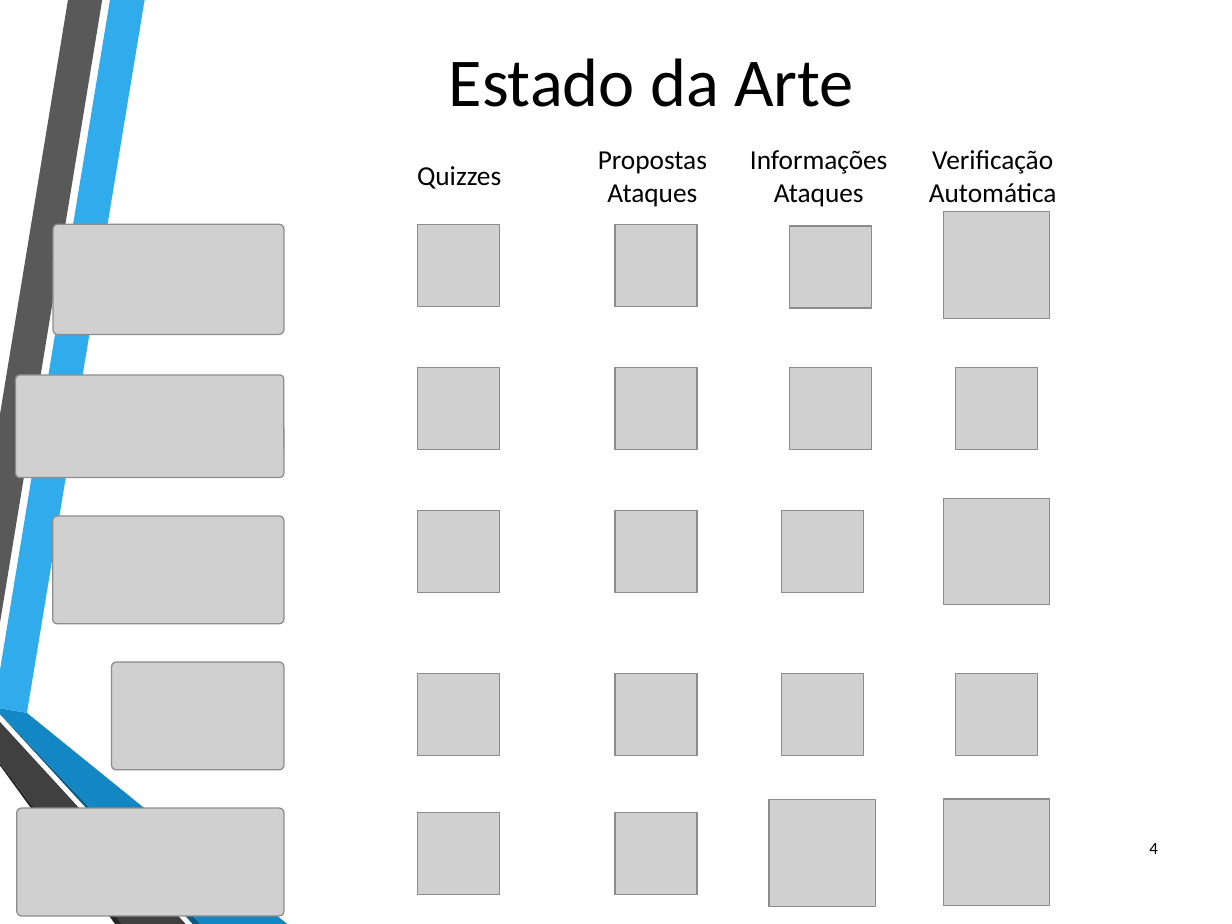
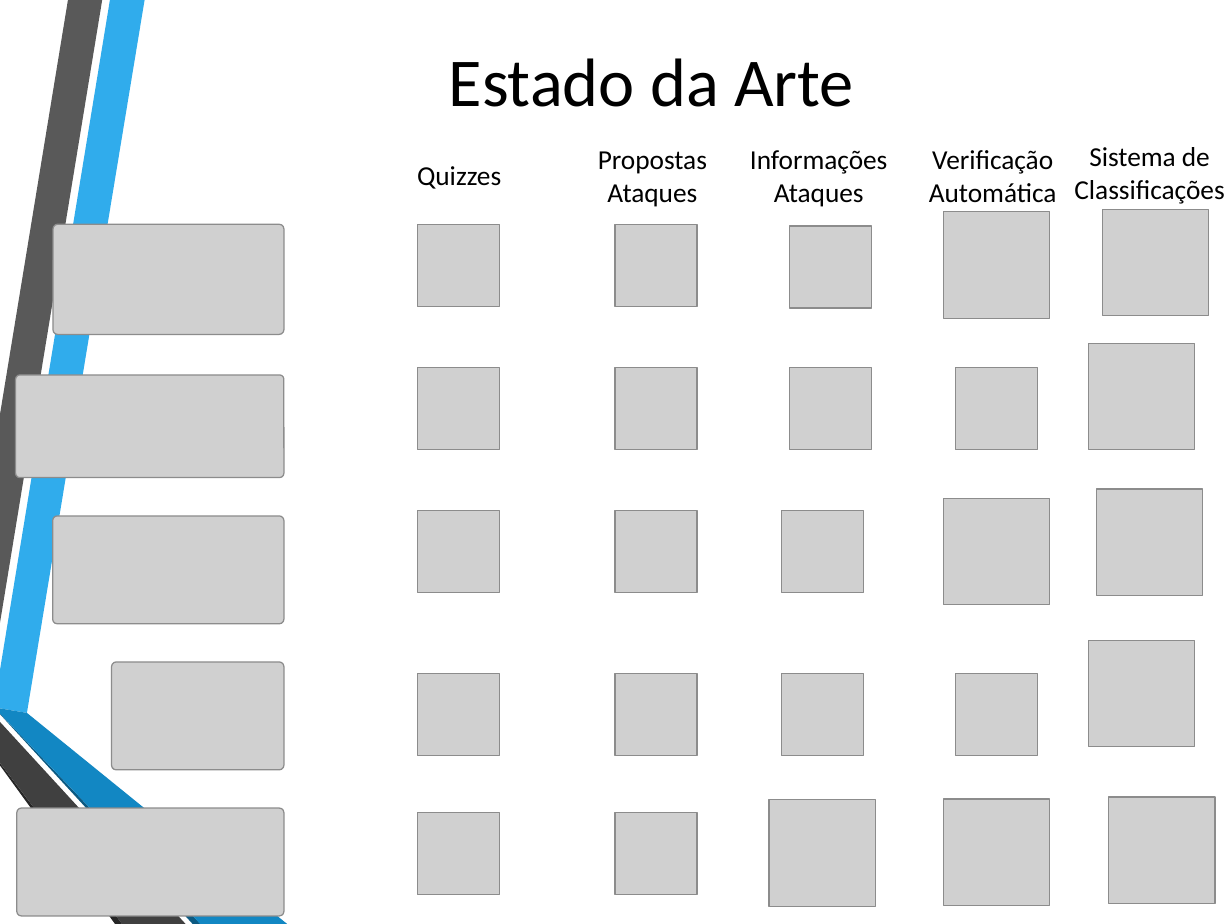
Before and after one commit to ruiparedes/ProjetoFinal, a slide deck: slide 5 of Documentos/Apresentacao Intermedia- Projeto - LabSecurity.pptx (slide 4 before the commit). Drawn at 1232x924 pixels with LibreOffice and Linux fonts; fonts in the diff are those of the drawing; grey boxes stand for pictures; background and template pictures are left out. Boxes give left, top, right and bottom in pixels: in the first picture for what was removed or moved away, otherwise in the second. Text is boxed around its words. In the diff, an @@ line names an element or a change of style, - is before the commit and + after.

```diff
--- a/Documentos/Apresentacao Intermedia- Projeto - LabSecurity.pptx
+++ b/Documentos/Apresentacao Intermedia- Projeto - LabSecurity.pptx
@@ text added at [1074,147,1224,204], 16 pt, text #000000 @@
+Sistema de
+Classificações
@@ picture added at [1103,209,1209,315] @@
@@ picture added at [1088,344,1194,450] @@
@@ picture added at [1096,489,1202,595] @@
@@ picture added at [1088,641,1194,747] @@
@@ picture added at [1109,797,1215,903] @@
@@ page number removed at [1149,843,1158,854] @@
-4
```
Also in this commit, not shown: 3 other slides changed, 7 slides added, 8 other files.
